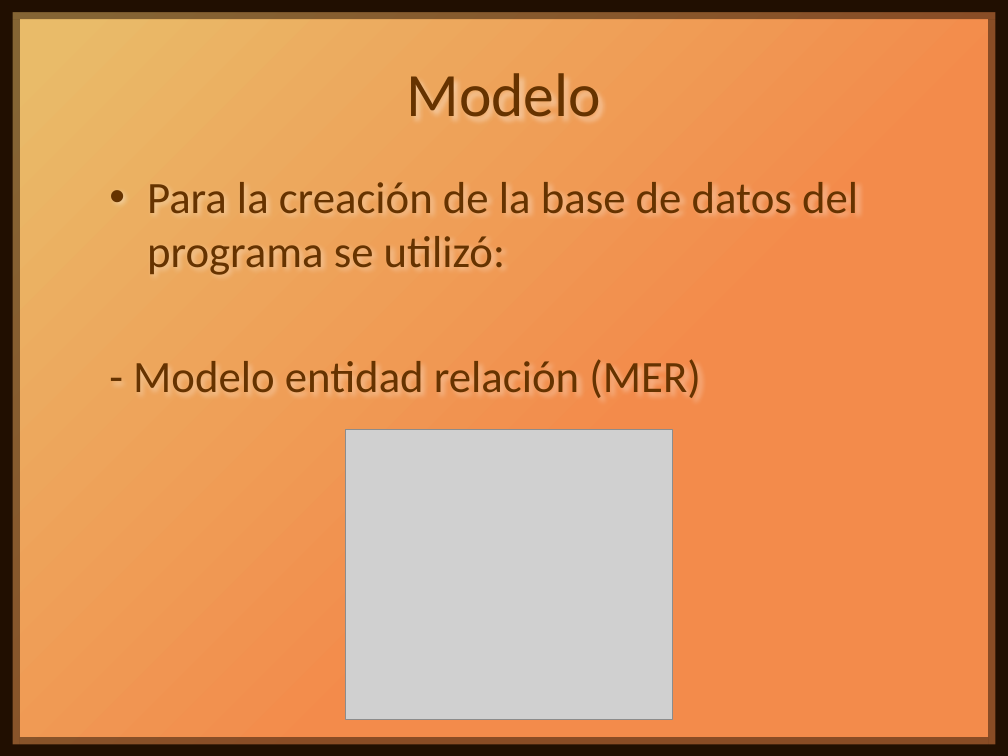
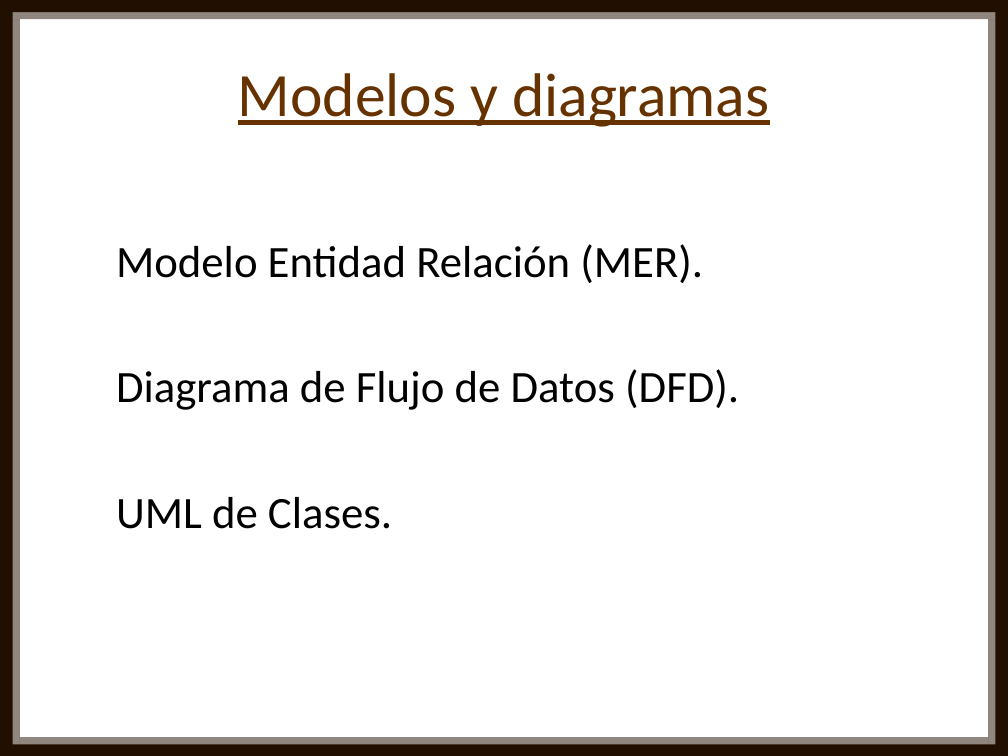
Before and after one commit to Nahuel2998/Nu-CaBuPa, a slide deck: slide 7 of Proyecto/Presentación Nu-CaBuPa.pptx (slide 8 before the commit). Drawn at 1008x756 pixels with LibreOffice and Linux fonts; fonts in the diff are those of the drawing; grey boxes stand for pictures. Boxes give left, top, right and bottom in pixels: in the first picture for what was removed or moved away, otherwise in the second. Text is boxed around its words. In the diff, an @@ line names an element or a change of style, - is before the commit and + after.

```diff
--- a/Proyecto/Presentación Nu-CaBuPa.pptx
+++ b/Proyecto/Presentación Nu-CaBuPa.pptx
@@ background gradient #F38B4B to #E9BB69 to #FFFFFF @@
@@ title at (238, 73, 769, 127): text changed @@
-Modelo
+Modelos y diagramas
@@ text at (116, 244, 739, 529): text changed; text colour #663300 to #000000 @@
-• Para la creación de la base de datos del programa se utilizó:
-- Modelo entidad relación (MER)
+Modelo Entidad Relación (MER).
+Diagrama de Flujo de Datos (DFD).
+UML de Clases.
@@ picture removed at (346, 429, 673, 719) @@
```
Also in this commit, not shown: 5 other slides changed, 7 slides added, 13 slides removed.
